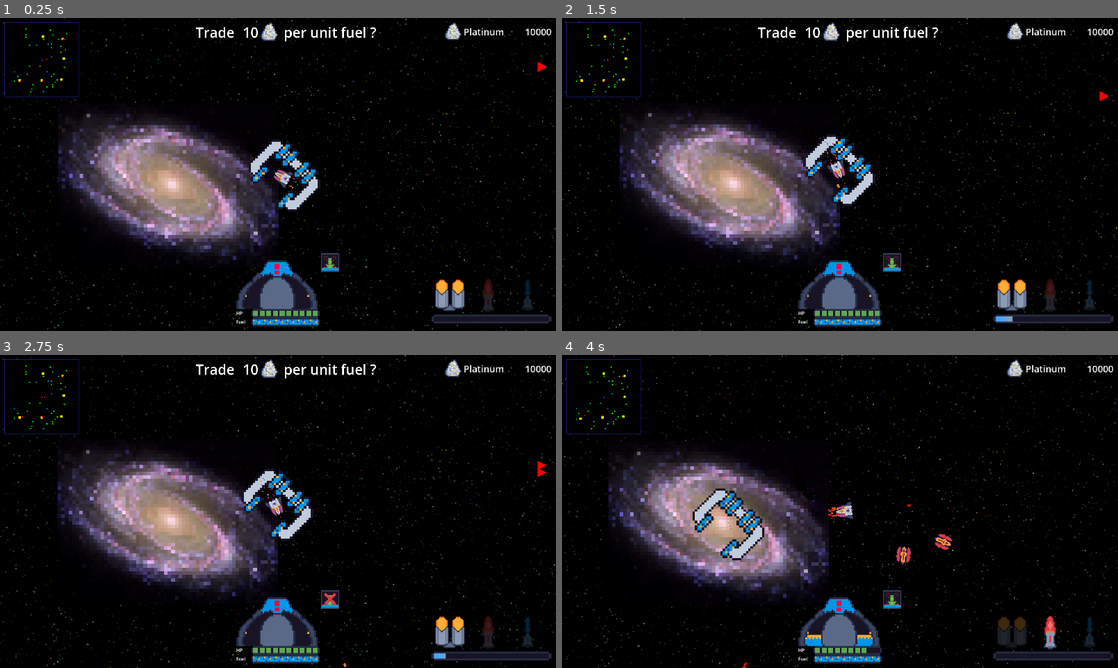
Above: before the commit, frames 1-4 (two rows, left to right).
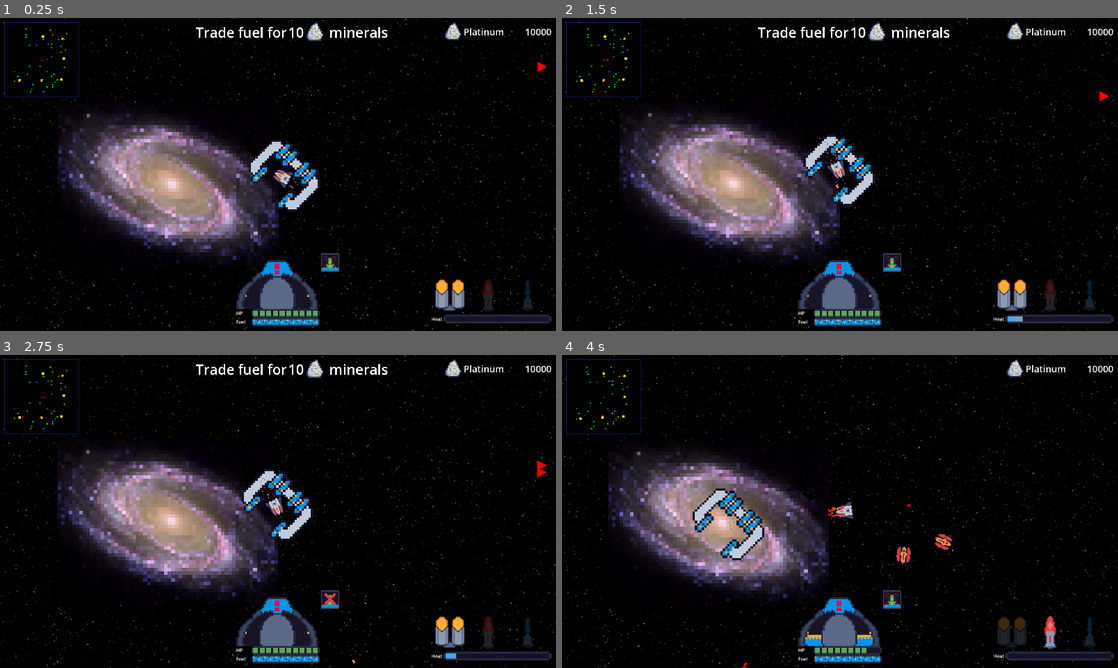
Above: after the commit, the same moments.

Repository: AdithaD/hyper-space-man-dx
Game: Godot game, scene res://main.tscn
Two runs of this game, one before a commit and one after it. Both use one fixed random seed, a clock stepped at 60 frames per second and the inputs below.
Inputs (mouse positions are in pixels of both pictures, inside the frame that each line leads up to):
- Up to frame 1 (0.25 s): no input
- Up to frame 2 (1.5 s): click (890, 290) at 0.5 s; click (890, 290) at 1.25 s
- Up to frame 3 (2.75 s): click (328, 627) at 2 s
- Up to frame 4 (4 s): tap Enter at 2.75 s; move the mouse to (962, 495) at 2.77 s; hold Right mouse button (accelerate) 2.78-3.53 s; tap V (anti_gravity) at 3.05, 3.6 s; move the mouse to (728, 527) at 3.52 s; tap Tab (cycle_weapon) at 3.8 s

The runs differ from the first frame. In frame 1, 0.7% of the frame differs, in the area x 42-99%, y 1-98%; in frame 2, 0.8%; in frame 3, 0.8%, in the area x 42-99%, y 1-100%; in frame 4, less than 0.1%.

Commit message:
ss types, divergent crosshair start

Diff:
--- /dev/null
+++ b/gui/divergent_crosshair.gd
@@ -0,0 +1,11 @@
+extends Control
+
+@export var player: Player
+@export var crosshair_texture: Texture2D
+
+func _physics_process(delta: float) -> void:
+	queue_redraw()
+
+func _draw() -> void:
+	var draw_position = get_global_mouse_position() - player.velocity * get_physics_process_delta_time()
+	#draw_texture(crosshair_texture, draw_position)
--- a/gui/enemy_radar.gd
+++ b/gui/enemy_radar.gd
@@ -19,15 +19,14 @@
 			.filter(func(x): return not x.is_dead)
 
 	for en in enemies:
-		var vec = player.global_position.direction_to(en.global_position)
-		draw_vec(vec, Color.RED)
+		draw_vec(en.global_position, Color.RED)
 
 	if player.mine_anchor:
 		if not is_on_screen(player.mine_anchor.global_position):
-			var vec = player.global_position.direction_to(player.mine_anchor.global_position)
-			draw_vec(vec, Color.GREEN)
+			draw_vec(player.mine_anchor.global_position, Color.GREEN)
 
-func draw_vec(vec: Vector2, color: Color):
+func draw_vec(location: Vector2, color: Color):
+	var vec = player.global_position.direction_to(location)
 	var x0 = size.x / 2
 	var y0 = size.y / 2
 
@@ -68,7 +67,8 @@
 			angle = PI / 2 if vy > 0 else - PI / 2
 
 	#prints("C:", cx, cy)
-	draw_set_transform(Vector2(cx, cy), angle, Vector2.ONE * marker_size)
+	var size_mult = 1 - ((player.global_position.distance_to(location) - Vector2(cx, cy).length()) / enemy_detection_range) * 0.6
+	draw_set_transform(Vector2(cx, cy), angle, Vector2.ONE * marker_size * size_mult)
 	draw_polygon(_get_triangle_points(), _get_triangle_colours(color))
 
 func is_on_screen(location: Vector2) -> bool:
--- a/gui/gui.gd
+++ b/gui/gui.gd
@@ -24,6 +24,7 @@
 
 func _on_player_heat_changed(_new_amount: int, ratio: float) -> void:
 	%WeaponHeatGauge.ratio = ratio
+	%WeaponHeatGauge.set_overheat_mode(player.is_overheated)
 
 func _physics_process(_delta: float) -> void:
 	var speed_ratio = player.velocity.length() / player.max_speed
--- a/gui/prompt.gd
+++ b/gui/prompt.gd
@@ -27,6 +27,11 @@
 func show_trade_prompt(space_station: SpaceStation) -> void:
 	#add to stack
 	push(space_station, %TradePrompt)
+
+	var sections = space_station.prompt.split("_")
+
+	%PreCostTextLabel.text = sections[0]
+	%PostCostTextLabel.text = sections[1]
 
 	%TradeCostLabel.text = str(space_station.cost_per_unit)
 	%TradeMineralTextureRect.texture = space_station.cost_mineral.mineral_icon
--- /dev/null
+++ b/gui/weapon_heat_gauge.gd
@@ -0,0 +1,8 @@
+extends TextureProgressBar
+
+@export var overheat_progress_texture: Texture2D
+@export var normal_progress_texture: Texture2D
+
+func set_overheat_mode(is_overheated: bool) -> void:
+    texture_progress = overheat_progress_texture if is_overheated else normal_progress_texture
+    $CoolingOffLabel.visible = is_overheated
--- a/main.tscn
+++ b/main.tscn
@@ -28,7 +28,10 @@
 [ext_resource type="Texture2D" uid="uid://37ifevu1tidw" path="res://minerals/platinum.png" id="21_77f25"]
 [ext_resource type="Script" path="res://gui/prompt.gd" id="21_w63j5"]
 [ext_resource type="Script" path="res://gui/mineral_inventory_gui.gd" id="25_eg55f"]
+[ext_resource type="Script" path="res://gui/weapon_heat_gauge.gd" id="26_dxaop"]
 [ext_resource type="Script" path="res://solar_mineral_inventory_gui.gd" id="27_fogyc"]
+[ext_resource type="Script" path="res://gui/divergent_crosshair.gd" id="31_qwv8n"]
+[ext_resource type="Texture2D" uid="uid://dpbntvvqgumu2" path="res://player/crosshair_gray.png" id="32_4w470"]
 
 [sub_resource type="AtlasTexture" id="AtlasTexture_xpoag"]
 atlas = ExtResource("7_o2d8a")
@@ -70,6 +73,10 @@
 [sub_resource type="AtlasTexture" id="AtlasTexture_iah6k"]
 atlas = ExtResource("16_e7ib6")
 region = Rect2(0, 10, 48, 5)
+
+[sub_resource type="AtlasTexture" id="AtlasTexture_qtqti"]
+atlas = ExtResource("16_e7ib6")
+region = Rect2(0, 15, 48, 5)
 
 [sub_resource type="LabelSettings" id="LabelSettings_hd47g"]
 font_size = 48
@@ -469,14 +476,37 @@
 grow_horizontal = 2
 grow_vertical = 2
 
-[node name="WeaponHeatGauge" type="TextureProgressBar" parent="CanvasLayer/GUI/MarginContainer/UI/WeaponConsole"]
+[node name="Control" type="HBoxContainer" parent="CanvasLayer/GUI/MarginContainer/UI/WeaponConsole"]
+layout_mode = 2
+
+[node name="Label" type="Label" parent="CanvasLayer/GUI/MarginContainer/UI/WeaponConsole/Control"]
+layout_mode = 2
+text = "Heat"
+
+[node name="WeaponHeatGauge" type="TextureProgressBar" parent="CanvasLayer/GUI/MarginContainer/UI/WeaponConsole/Control"]
 unique_name_in_owner = true
 custom_minimum_size = Vector2(0, 30)
 layout_mode = 2
+size_flags_horizontal = 3
 nine_patch_stretch = true
 texture_under = SubResource("AtlasTexture_a803g")
 texture_over = SubResource("AtlasTexture_v5rp7")
 texture_progress = SubResource("AtlasTexture_iah6k")
+script = ExtResource("26_dxaop")
+overheat_progress_texture = SubResource("AtlasTexture_qtqti")
+normal_progress_texture = SubResource("AtlasTexture_iah6k")
+
+[node name="CoolingOffLabel" type="Label" parent="CanvasLayer/GUI/MarginContainer/UI/WeaponConsole/Control/WeaponHeatGauge"]
+visible = false
+layout_mode = 1
+anchors_preset = 15
+anchor_right = 1.0
+anchor_bottom = 1.0
+grow_horizontal = 2
+grow_vertical = 2
+text = "Cooling Off"
+horizontal_alignment = 1
+vertical_alignment = 1
 
 [node name="Prompt" type="Control" parent="CanvasLayer/GUI/MarginContainer/UI"]
 unique_name_in_owner = true
@@ -497,7 +527,8 @@
 offset_right = 40.0
 offset_bottom = 40.0
 
-[node name="Label" type="Label" parent="CanvasLayer/GUI/MarginContainer/UI/Prompt/TradePrompt"]
+[node name="PreCostTextLabel" type="Label" parent="CanvasLayer/GUI/MarginContainer/UI/Prompt/TradePrompt"]
+unique_name_in_owner = true
 layout_mode = 2
 text = "Trade  "
 label_settings = SubResource("LabelSettings_hd47g")
@@ -516,7 +547,8 @@
 expand_mode = 2
 stretch_mode = 4
 
-[node name="Label2" type="Label" parent="CanvasLayer/GUI/MarginContainer/UI/Prompt/TradePrompt"]
+[node name="PostCostTextLabel" type="Label" parent="CanvasLayer/GUI/MarginContainer/UI/Prompt/TradePrompt"]
+unique_name_in_owner = true
 layout_mode = 2
 text = " per unit fuel ?"
 label_settings = SubResource("LabelSettings_hd47g")
@@ -646,6 +678,14 @@
 theme_override_font_sizes/font_size = 36
 text = "Restart"
 
+[node name="DivergentCrosshair" type="Control" parent="CanvasLayer/GUI" node_paths=PackedStringArray("player")]
+anchors_preset = 0
+offset_right = 40.0
+offset_bottom = 40.0
+script = ExtResource("31_qwv8n")
+player = NodePath("../../../Player")
+crosshair_texture = ExtResource("32_4w470")
+
 [node name="AnimationPlayer" type="AnimationPlayer" parent="."]
 libraries = {
 "": SubResource("AnimationLibrary_wlqpe")
--- a/player/mine_anchor/mine_anchor.tscn
+++ b/player/mine_anchor/mine_anchor.tscn
@@ -5,7 +5,7 @@
 [ext_resource type="Texture2D" uid="uid://nvlka8ych176" path="res://player/mining_drone-sheet.png" id="2_vl4ha"]
 [ext_resource type="Script" path="res://utils/rotating_sprite.gd" id="3_mbq1v"]
 [ext_resource type="Script" path="res://components/health_component.gd" id="4_nyy14"]
-[ext_resource type="Script" path="res://components/hurtbox_component.gd" id="5_nfyti"]
+[ext_resource type="PackedScene" uid="uid://cxdx6hkb1rpq" path="res://components/hurtbox_component.tscn" id="6_8e08h"]
 [ext_resource type="Texture2D" uid="uid://byubcpsaimpu3" path="res://gui/progress_bar_under.tres" id="6_s34o7"]
 [ext_resource type="Script" path="res://gui/SegmentedProgressBar.gd" id="7_jyq82"]
 [ext_resource type="Texture2D" uid="uid://co8nv6fvqw7sg" path="res://gui/progress_bar_over.tres" id="8_7jnmf"]
@@ -143,10 +143,9 @@
 script = ExtResource("4_nyy14")
 maximum_health = 5
 
-[node name="HurtboxComponent" type="Area2D" parent="." node_paths=PackedStringArray("health_component")]
-collision_layer = 2
+[node name="HurtboxComponent" parent="." node_paths=PackedStringArray("health_component") instance=ExtResource("6_8e08h")]
+z_index = 9
 collision_mask = 5
-script = ExtResource("5_nfyti")
 health_component = NodePath("../HealthComponent")
 
 [node name="CollisionShape2D" type="CollisionShape2D" parent="HurtboxComponent"]
--- a/player/player.tscn
+++ b/player/player.tscn
@@ -73,6 +73,7 @@
 color_initial_ramp = SubResource("GradientTexture1D_xmehm")
 
 [node name="Player" type="CharacterBody2D" node_paths=PackedStringArray("cannon_points") groups=["player"]]
+z_index = 11
 motion_mode = 1
 script = ExtResource("1_utgdb")
 ship_engine = SubResource("Resource_84uqs")
--- a/player/scripts/player.gd
+++ b/player/scripts/player.gd
@@ -68,6 +68,10 @@
 	get:
 		return $MiningInteractor
 
+var is_overheated: bool:
+	get:
+		return not $HeatCooloffTimer.is_stopped()
+
 @onready var heat = 0:
 	set(value):
 		heat = value
@@ -80,66 +84,66 @@
 	$HeatCooloffTimer.wait_time = maximum_heat / heat_drain_per_second
 
 func _physics_process(delta):
-
-	#accelerate
-	is_accelerating = Input.is_action_pressed("accelerate")
-
-	if is_accelerating:
-		accelerate(delta)
-	else:
-		if not is_zero_approx(velocity.length()):
-			velocity -= velocity.normalized() * drag * delta
-
-	# mining
-	if Input.is_action_just_pressed("mine"):
-		if mine_anchor == null:
-			if mining_interactor.current_solar_object != null:
-				deploy_mine_anchor()
-
-	# shoot
-	if Input.is_action_just_pressed("shoot") and not $HeatCooloffTimer.is_stopped():
-		$CantShootSound.play()
-
-	if Input.is_action_pressed("shoot") and $ShotTimer.is_stopped() and $HeatCooloffTimer.is_stopped():
-		shoot()
-
-	if Input.is_action_just_pressed("anti_gravity"):
-		if ship_engine.current_fuel > 0:
-			set_anti_gravity(not is_anti_gravity_on)
-
-	if Input.is_action_just_pressed("cycle_weapon"):
-		var new_index = (current_weapon_index + 1) % weapons.size()
-		current_weapon_index = new_index
-
-		$ShotTimer.wait_time = current_weapon.shot_cooldown
-		weapon_changed.emit(current_weapon)
-
-	# reduce heat
-	if not is_zero_approx(heat):
-		heat -= min(heat, heat_drain_per_second * delta)
-
-	# apply gravity
-	if world:
-		var gravity = world.get_gravity(global_position)
-
-		if not is_anti_gravity_on:
-			velocity += gravity * delta
+	if not is_dead:
+		#accelerate
+		is_accelerating = Input.is_action_pressed("accelerate")
+
+		if is_accelerating:
+			accelerate(delta)
 		else:
-			# burn fuel equivalent to anti-gravity
-			ship_engine.burn_anti_gravity(gravity * delta)
-
-	# over speed camera shake
-	if velocity.length() > max_speed:
-		if overspeed_timer.is_stopped() and not is_dead:
-			overspeed_timer.start()
-
-		$Camera2D.add_trauma(1.0 * delta)
-	else:
-		if not overspeed_timer.is_stopped():
-			overspeed_timer.stop()
-
-	look_at(get_global_mouse_position())
-	move_and_slide()
+			if not is_zero_approx(velocity.length()):
+				velocity -= velocity.normalized() * drag * delta
+
+		# mining
+		if Input.is_action_just_pressed("mine"):
+			if mine_anchor == null:
+				if mining_interactor.current_solar_object != null:
+					deploy_mine_anchor()
+
+		# shoot
+		if Input.is_action_just_pressed("shoot") and not $HeatCooloffTimer.is_stopped():
+			$CantShootSound.play()
+
+		if Input.is_action_pressed("shoot") and $ShotTimer.is_stopped() and $HeatCooloffTimer.is_stopped():
+			shoot()
+
+		if Input.is_action_just_pressed("anti_gravity"):
+			if ship_engine.current_fuel > 0:
+				set_anti_gravity(not is_anti_gravity_on)
+
+		if Input.is_action_just_pressed("cycle_weapon"):
+			var new_index = (current_weapon_index + 1) % weapons.size()
+			current_weapon_index = new_index
+
+			$ShotTimer.wait_time = current_weapon.shot_cooldown
+			weapon_changed.emit(current_weapon)
+
+		# reduce heat
+		if not is_zero_approx(heat):
+			heat -= min(heat, heat_drain_per_second * delta)
+
+		# apply gravity
+		if world:
+			var gravity = world.get_gravity(global_position)
+
+			if not is_anti_gravity_on:
+				velocity += gravity * delta
+			else:
+				# burn fuel equivalent to anti-gravity
+				ship_engine.burn_anti_gravity(gravity * delta)
+
+		# over speed camera shake
+		if velocity.length() > max_speed:
+			if overspeed_timer.is_stopped() and not is_dead:
+				overspeed_timer.start()
+
+			$Camera2D.add_trauma(1.0 * delta)
+		else:
+			if not overspeed_timer.is_stopped():
+				overspeed_timer.stop()
+
+		look_at(get_global_mouse_position())
+		move_and_slide()
 
 func die():
 	$DeathParticles.emitting = true
@@ -161,7 +165,7 @@
 	if current_weapon.is_hitscan:
 		_shoot_hitscan(current_weapon, global_position, get_global_mouse_position())
 	else:
-		_shoot_projectile(current_weapon, cannon.global_position, get_global_mouse_position())
+		_shoot_projectile(current_weapon, cannon.global_position, cannon.global_position + transform.x * 100)
 	$CannonShotSound.play()
 	$Camera2D.add_trauma(current_weapon.shot_trauma)
 
@@ -170,23 +174,23 @@
 	_add_heat(current_weapon.heat_per_shot)
 	shot_count += 1
 
-func _shoot_projectile(weapon: PlayerWeapon, origin: Vector2, mouse_position: Vector2) -> void:
+func _shoot_projectile(weapon: PlayerWeapon, origin: Vector2, target: Vector2) -> void:
 	var new_shot = weapon.instantiate_shot()
 	new_shot.global_position = origin
 	new_shot.global_rotation = global_rotation
 
 	if new_shot.has_method("set_target"):
-		new_shot.set_target(mouse_position)
+		new_shot.set_target(target)
 
 	if new_shot.has_method("set_inherited_velocity"):
 		new_shot.set_inherited_velocity(velocity)
 
 	$Shots.add_child(new_shot)
 
-func _shoot_hitscan(weapon: PlayerWeapon, origin: Vector2, mouse_position: Vector2) -> void:
+func _shoot_hitscan(weapon: PlayerWeapon, origin: Vector2, target: Vector2) -> void:
 	var dss = get_world_2d().direct_space_state
 
-	var destination = origin.direction_to(mouse_position) * 2000 + origin
+	var destination = origin.direction_to(target) * 2000 + origin
 	var query = PhysicsRayQueryParameters2D.create(origin, destination, 0b1000)
 	query.collide_with_bodies = false
 	query.collide_with_areas = true
@@ -242,7 +246,7 @@
 
 	player_state_changed.emit(is_anti_gravity_on)
 
-func get_health_component():
+func get_health_component() -> HealthComponent:
 	return $HealthComponent
 
 func queue_death():
--- a/world/solar_system/solar_system.gd
+++ b/world/solar_system/solar_system.gd
@@ -28,8 +28,8 @@
 @export var enemy_amount_curve: Curve
 @export var enemy_scene: PackedScene
 
-@export_subgroup("Fuel Station")
-@export var fuel_station_scene: PackedScene
+@export_subgroup("Space Station")
+@export var space_station_scenes: Array[PackedScene]
 
 var spread
 
@@ -93,12 +93,12 @@
 
 		planet_grid[spawn_grid_pos] = true
 
-		var fuel_station = fuel_station_scene.instantiate()
-		add_child(fuel_station)
-		#fuel_station.init(sun_name)
+		var space_station = space_station_scenes.pick_random().instantiate()
+		add_child(space_station)
+		#space_station.init(sun_name)
 
-		fuel_station.position = spawn_grid_pos * (planet_width + (planet_width * (planet_randomness)))
-		fuel_station.position += Vector2(get_random(planet_width, planet_randomness), get_random(planet_width, planet_randomness))
+		space_station.position = spawn_grid_pos * (planet_width + (planet_width * (planet_randomness)))
+		space_station.position += Vector2(get_random(planet_width, planet_randomness), get_random(planet_width, planet_randomness))
 
 const PLANET_MINERAL_FACTORY = preload ("res://minerals/planet_mineral_factory.tres")
 func spawn_planet(n):
--- a/world/solar_system/solar_system_scene.tscn
+++ b/world/solar_system/solar_system_scene.tscn
@@ -7,6 +7,7 @@
 [ext_resource type="PackedScene" uid="uid://cogv3mc3fag88" path="res://world/solar_system/sun.tscn" id="5_nj5xh"]
 [ext_resource type="PackedScene" uid="uid://cupg2res6b0ac" path="res://enemy/enemy.tscn" id="6_elpo5"]
 [ext_resource type="PackedScene" uid="uid://bi7sudnr12ic4" path="res://world/space_station/space_station.tscn" id="6_ntkm8"]
+[ext_resource type="PackedScene" uid="uid://qs6pc3sk1exf" path="res://world/space_station/space_station_health.tscn" id="8_dnqti"]
 
 [sub_resource type="Curve" id="Curve_v5175"]
 max_value = 4.0
@@ -32,6 +33,7 @@
 sun_minerals_randomness = 0.3
 enemy_amount_curve = SubResource("Curve_v5175")
 enemy_scene = ExtResource("6_elpo5")
-fuel_station_scene = ExtResource("6_ntkm8")
+space_station_scenes = Array[PackedScene]([ExtResource("6_ntkm8"), ExtResource("8_dnqti")])
 
 [node name="Enemies" type="Node2D" parent="."]
+z_index = 10
--- a/world/space_station.gd
+++ b/world/space_station.gd
@@ -3,6 +3,8 @@
 
 @export var cost_per_unit: float = 10
 @export var cost_mineral: Mineral
+
+@export var prompt = "Trade_per unit fuel"
 
 var interact_area:
 	get:
--- a/world/space_station/space_station.tscn
+++ b/world/space_station/space_station.tscn
@@ -13,6 +13,7 @@
 [node name="FuelStation" type="Node2D" groups=["space_station"]]
 script = ExtResource("1_ie2h8")
 cost_mineral = ExtResource("2_ggpxx")
+prompt = "Trade fuel for_ minerals"
 
 [node name="Sprite2D" type="Sprite2D" parent="."]
 texture = ExtResource("2_i0i4s")
--- /dev/null
+++ b/world/space_station/space_station_health.gd
@@ -0,0 +1,14 @@
+extends SpaceStation
+
+func fill(player: Player) -> void:
+	var hc := player.get_health_component()
+	var difference = roundi(hc.maximum_health - hc.current_health)
+
+	if difference > 0:
+		var cost = difference * cost_per_unit
+
+		if player.mineral_inventory.has_amount(cost_mineral, cost) and cost > 0:
+			player.mineral_inventory.remove_amount(cost_mineral, cost)
+			hc.heal(difference)
+
+		$FillSound.play()
--- /dev/null
+++ b/world/space_station/space_station_health.tscn
@@ -0,0 +1,30 @@
+[gd_scene load_steps=8 format=3 uid="uid://qs6pc3sk1exf"]
+
+[ext_resource type="Script" path="res://world/space_station/space_station_health.gd" id="1_dr35w"]
+[ext_resource type="Resource" uid="uid://mrhoq0gx6s8j" path="res://minerals/platinum.tres" id="2_p7heb"]
+[ext_resource type="Texture2D" uid="uid://cqicookwg0jpe" path="res://world/space_station/space_station.png" id="3_1q85l"]
+[ext_resource type="Script" path="res://world/discrete_circulating_sprite.gd" id="4_0wjwi"]
+[ext_resource type="PackedScene" uid="uid://xl7b54jgi31t" path="res://utils/player_interact_area.tscn" id="5_s1xkl"]
+[ext_resource type="AudioStream" uid="uid://bb1vq11t1jqfl" path="res://world/space_station/space_station_fill.wav" id="6_sw4yu"]
+
+[sub_resource type="CircleShape2D" id="CircleShape2D_qd2nx"]
+radius = 165.511
+
+[node name="SpaceStationHealth" type="Node2D" groups=["space_station"]]
+script = ExtResource("1_dr35w")
+cost_per_unit = 1000.0
+cost_mineral = ExtResource("2_p7heb")
+prompt = "Restore HP for_minerals"
+
+[node name="Sprite2D" type="Sprite2D" parent="."]
+modulate = Color(0.33, 1, 0.553333, 1)
+texture = ExtResource("3_1q85l")
+script = ExtResource("4_0wjwi")
+
+[node name="PlayerInteractArea" parent="." instance=ExtResource("5_s1xkl")]
+
+[node name="CollisionShape2D2" type="CollisionShape2D" parent="PlayerInteractArea"]
+shape = SubResource("CircleShape2D_qd2nx")
+
+[node name="FillSound" type="AudioStreamPlayer2D" parent="."]
+stream = ExtResource("6_sw4yu")
Not shown, added: export_presets.cfg
Binary file changed: gui/heat_bar/heat_bar.png
Not shown: 1 places in main.tscn that only renumber resources
Binary file added: player/crosshair_gray.png
Not shown, added: player/crosshair_gray.png.import
Not shown: 1 places in world/solar_system/solar_system_scene.tscn that only renumber resources
